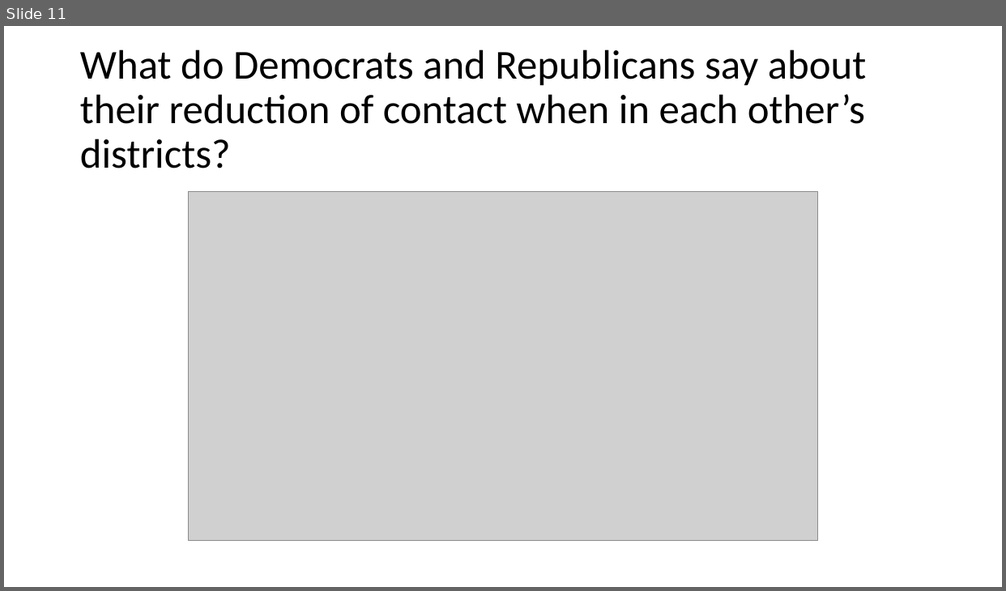
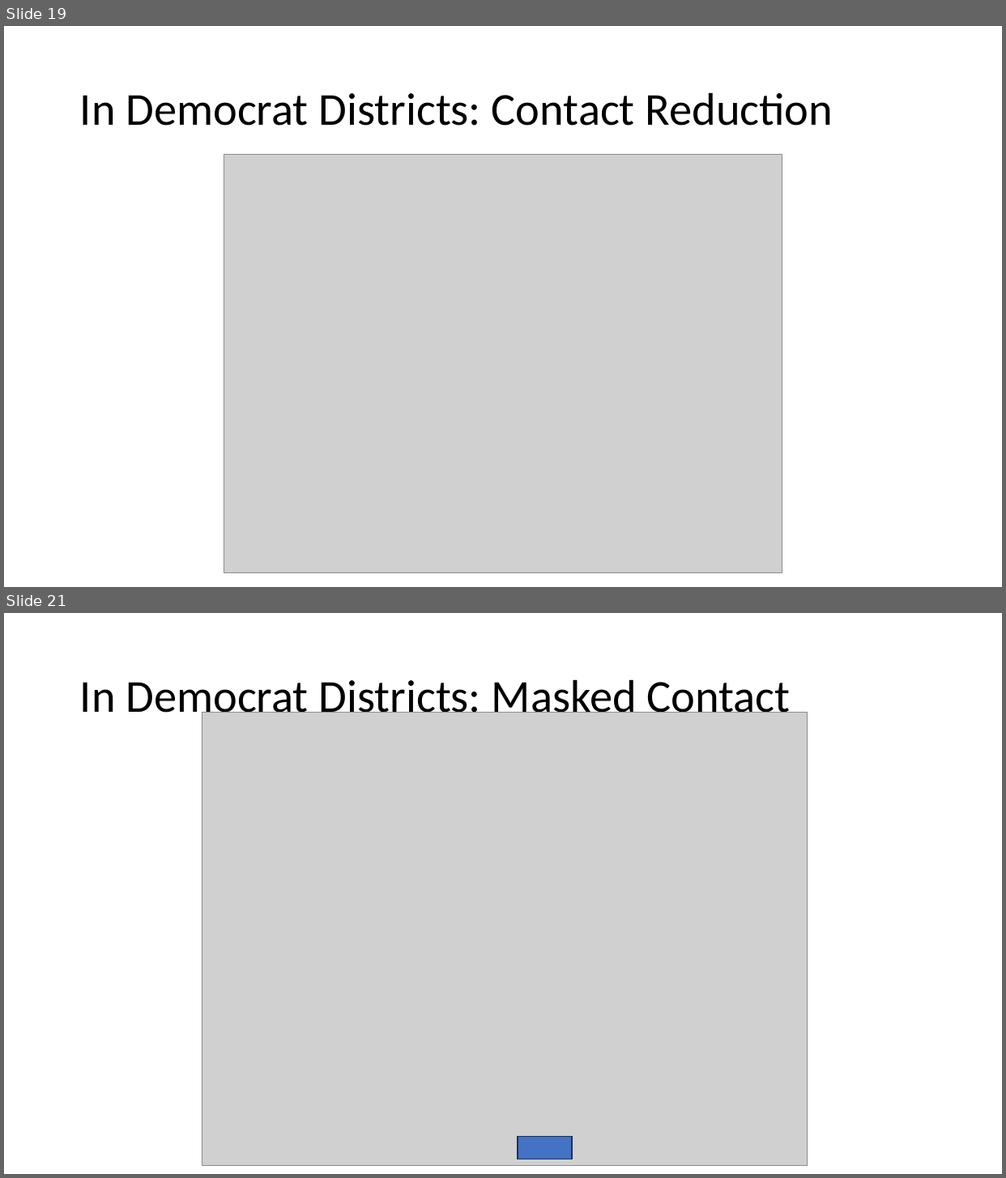
Before and after one commit to chrissoria/BICS_Political_Polarization, a slide deck: plots/Preliminary_Plots.pptx. Shown one above the other, each under a label of ours: slide 11 before the commit, slides 19 and 21 after it; the slides between them are not shown. The pictures are 1006x591 and 1006x1178 pixels, drawn with LibreOffice and Linux fonts; fonts in the diff are those of the drawing; grey boxes stand for pictures. Boxes give left, top, right and bottom in pixels: in the first picture for what was removed or moved away, otherwise in the second. Text is boxed around its words. In the diff, an @@ line names an element or a change of style, - is before the commit and + after.

```diff
--- a/plots/Preliminary_Plots.pptx
+++ b/plots/Preliminary_Plots.pptx
@@ slide 21 added at <box>4,613,1002,1174</box>, background #FFFFFF @@
@@ title added at <box>80,679,791,722</box>, 44 pt, text #000000 @@
+In Democrat Districts: Masked Contact
@@ picture added at <box>202,713,808,1166</box> @@
@@ rectangle added at <box>518,1137,572,1160</box>, fill #4472C4, outline #1E3256 1 pt @@
@@ what was slide 11 is now slide 19 @@
@@ slide 19 changed as well @@
@@ title at <box>80,92,833,126</box>: text changed; size 39.6 to 44 pt @@
-What do Democrats and Republicans say about their reduction of contact when in each other’s districts?
+In Democrat Districts: Contact Reduction
@@ picture: place and size @@
-picture at <box>188,192,819,541</box>
+picture at <box>224,154,782,573</box>
```
Also in this commit, not shown: 4 other slides changed, 22 other slides added, 9 slides removed, 22 other files.
